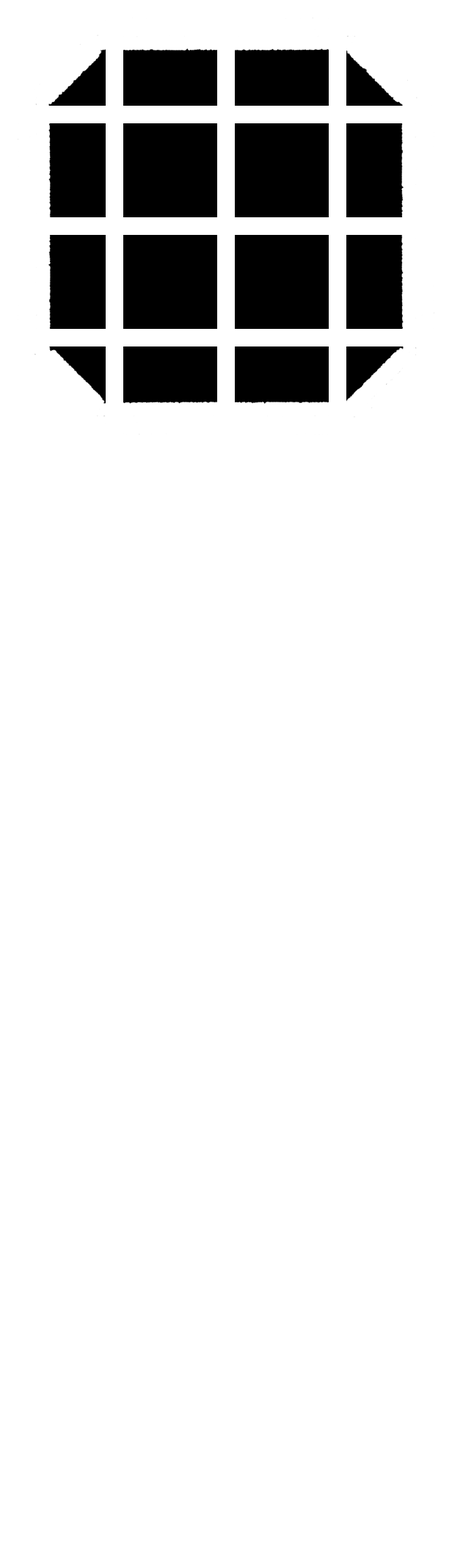
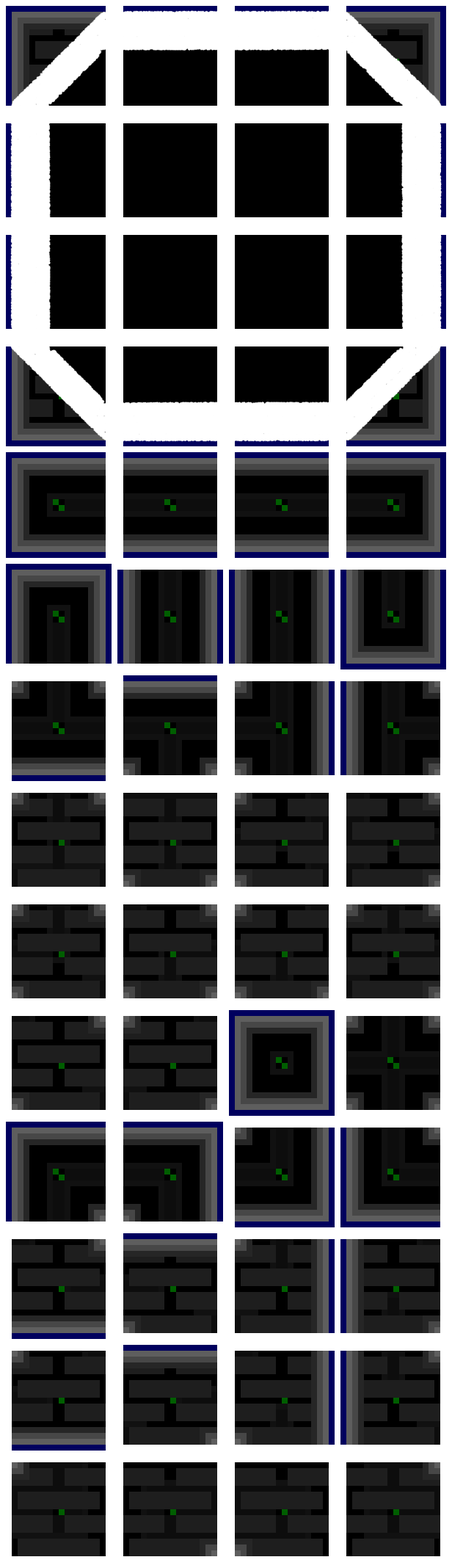
Two versions of the same layered image (452px x 1568px). Layer-by-layer changes:
painted on "Paint Layer 7" over bbox(5, 5, 423, 423)
painted on "Paint Layer 6" over bbox(5, 5, 447, 470)
painted on "Paint Layer 3" over bbox(5, 5, 447, 329)
showed group "Group 5" (3 layers) over bbox(5, 5, 447, 1557)
painted on "Paint Layer 2" over bbox(5, 5, 447, 1557)
painted on "Background" over bbox(5, 5, 447, 1557)